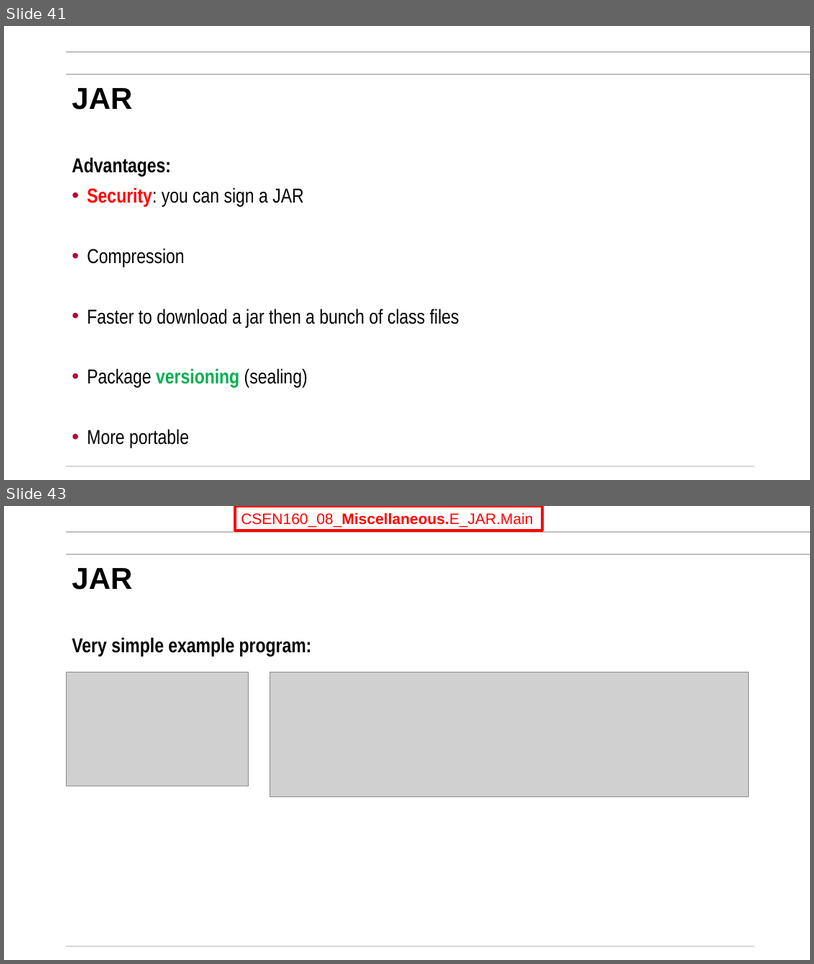
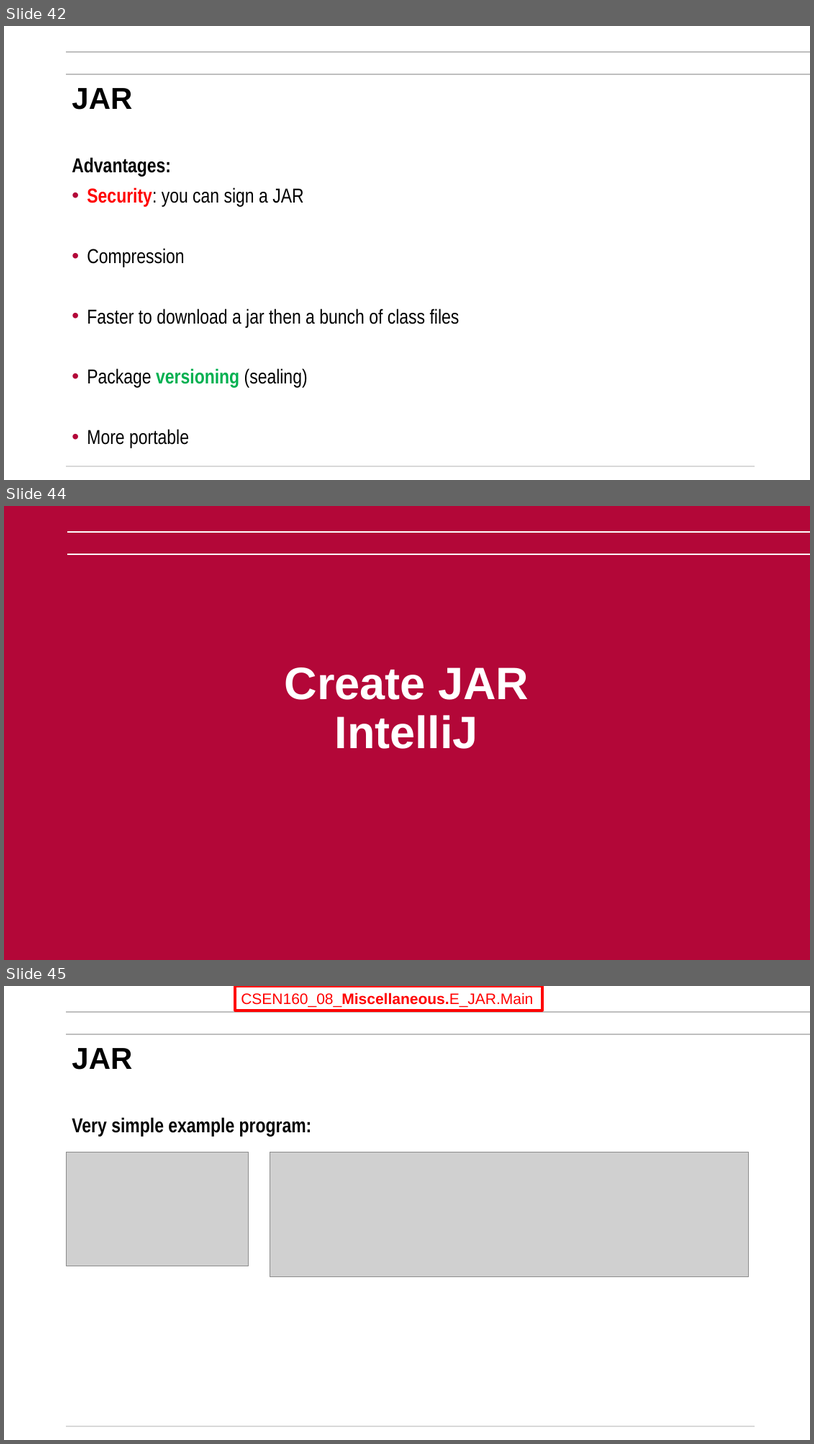
Before and after one commit to mikegrace2/CSEN160-Fall2026-Course-Website, a slide deck: lectures/Week07_Miscellaneuos/2_Annotations_Reflections_Lambda_Record_JAR_V4.pptx. Shown one above the other, each under a label of ours: slides 41 and 43 before the commit, slides 42, 44 and 45 after it; the slides between them are not shown. The pictures are 814x964 and 814x1444 pixels, drawn with LibreOffice and Linux fonts; fonts in the diff are those of the drawing; grey boxes stand for pictures; background and template pictures are left out. Boxes give left, top, right and bottom in pixels: in the first picture for what was removed or moved away, otherwise in the second. Text is boxed around its words. In the diff, an @@ line names an element or a change of style, - is before the commit and + after.

```diff
--- a/lectures/Week07_Miscellaneuos/2_Annotations_Reflections_Lambda_Record_JAR_V4.pptx
+++ b/lectures/Week07_Miscellaneuos/2_Annotations_Reflections_Lambda_Record_JAR_V4.pptx
@@ slide 44 added at (x1=4, y1=506, x2=810, y2=960), background #B30738 @@
@@ line added from (67, 531) to (810, 531), #FFFFFF 1.5 pt @@
@@ line added from (67, 554) to (810, 554), #FFFFFF 1.5 pt @@
@@ title added at (x1=285, y1=667, x2=529, y2=749), 54 pt, text #FFFFFF, bold @@
+Create JAR
+IntelliJ
@@ what was slide 41 is now slide 42 @@
@@ what was slide 43 is now slide 45 @@
```
Also in this commit, not shown: 1 slide changed, 1 other slide added, 1 slide removed.
